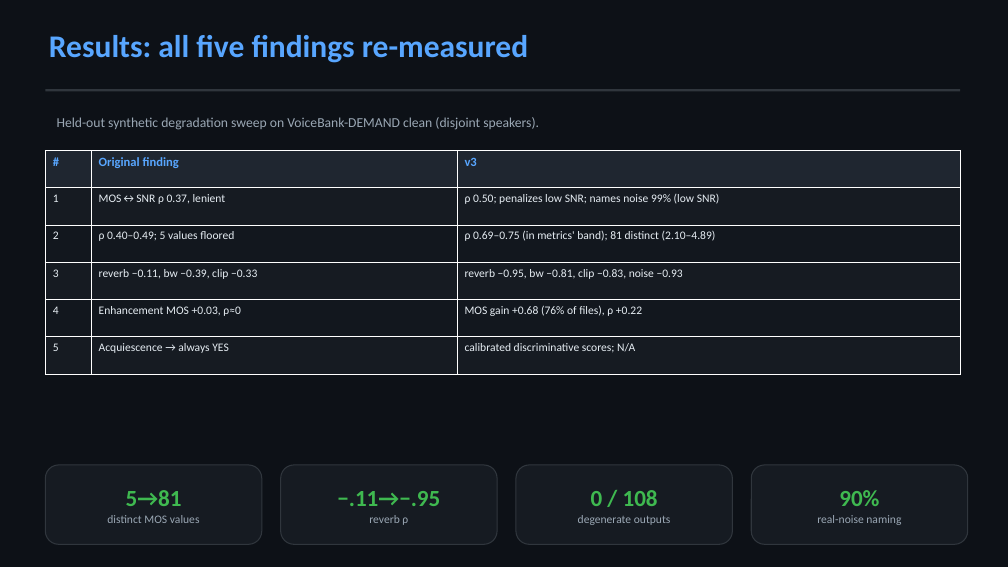
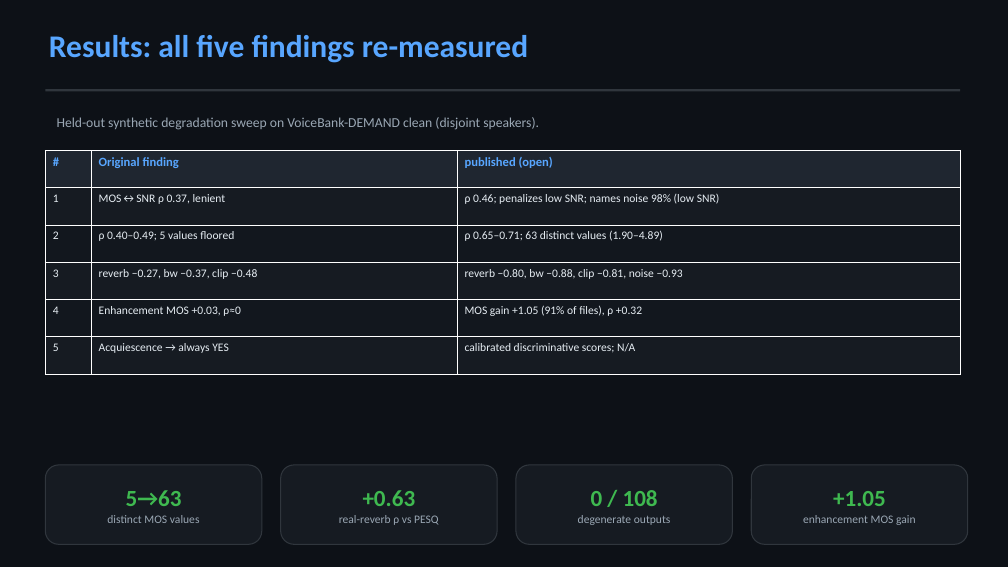
Before and after one commit to LarocheC/llm-sqa, a slide deck: slide 12 of experiments/results/planb_deck.pptx. Drawn at 1008x567 pixels with LibreOffice and Linux fonts; fonts in the diff are those of the drawing. Boxes give left, top, right and bottom in pixels: in the first picture for what was removed or moved away, otherwise in the second. Text is boxed around its words. In the diff, an @@ line names an element or a change of style, - is before the commit and + after.

Commit message:
Regenerate the deck and summary for the published (open) model
The slide deck and PLAN_B_SUMMARY still quoted the old model's numbers. Rebuild both
from the committed eval outputs.

- New experiments/planb/make_plots.py regenerates every figure from experiments/results
  alone (no GPU, no datasets), so the plots can never silently drift from the numbers
  again: degradation_sweep_open, mos_scale_usage_open, enhancement_open, and
  reverb_real_vs_synthetic.

- New deck slide "The reverb result: why the benchmark lied" - the synthetic sweep was
  measuring an artefact (synth_reverb's explicit direct path gives an artificially high
  DRR at every RT60), not the model's ability. Against PESQ: synthetic +0.610/+0.391,
  real held-out RIRs +0.328/+0.632 (old/new). Real rooms are what the model will meet.

- Deck + summary now carry the published model's numbers (rho 0.65-0.71, 63 distinct MOS
  values, enhancement +1.05 / 91% of files, real-reverb rho +0.63) and state the
  trade-off with the old model rather than hiding it.

```diff
--- a/experiments/results/planb_deck.pptx
+++ b/experiments/results/planb_deck.pptx
@@ table at (45,150,960,374) @@
-row 1, column 3: v3
+row 1, column 3: published (open)
-row 2, column 3: ρ 0.50; penalizes low SNR; names noise 99% (low SNR)
+row 2, column 3: ρ 0.46; penalizes low SNR; names noise 98% (low SNR)
-row 3, column 3: ρ 0.69–0.75 (in metrics' band); 81 distinct (2.10–4.89)
+row 3, column 3: ρ 0.65–0.71; 63 distinct values (1.90–4.89)
-row 4, column 2: reverb −0.11, bw −0.39, clip −0.33
+row 4, column 2: reverb −0.27, bw −0.37, clip −0.48
-row 4, column 3: reverb −0.95, bw −0.81, clip −0.83, noise −0.93
+row 4, column 3: reverb −0.80, bw −0.88, clip −0.81, noise −0.93
-row 5, column 3: MOS gain +0.68 (76% of files), ρ +0.22
+row 5, column 3: MOS gain +1.05 (91% of files), ρ +0.32
@@ text in rounded rectangle at (126,490,182,506): text changed @@
-5→81
+5→63
@@ text in rounded rectangle at (339,490,439,525): text changed; size 22 to 11 pt; text colour #3FB950 to #9AA7B4; bold off @@
-−.11→−.95
-reverb ρ
++0.63
+real-reverb ρ vs PESQ
@@ text in rounded rectangle at (803,491,916,525): text changed @@
-90%
-real-noise naming
++1.05
+enhancement MOS gain
```
Also in this commit, not shown: 7 other slides changed, 1 slide added, 8 other files.
